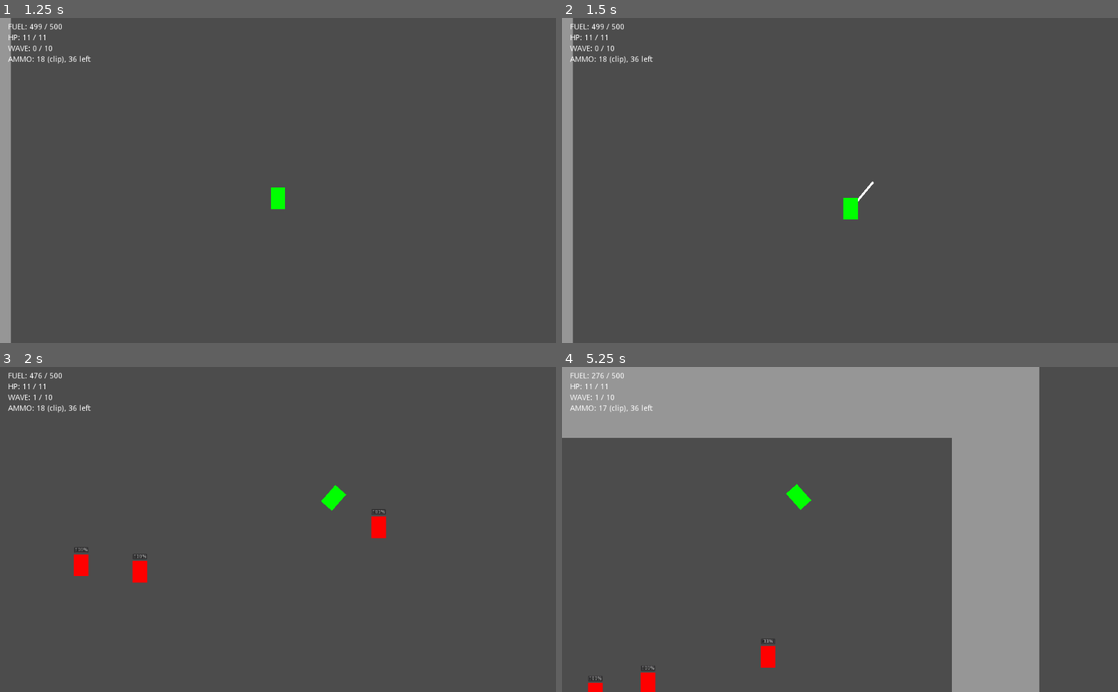
Above: before the commit, frames 1-4 (two rows, left to right).
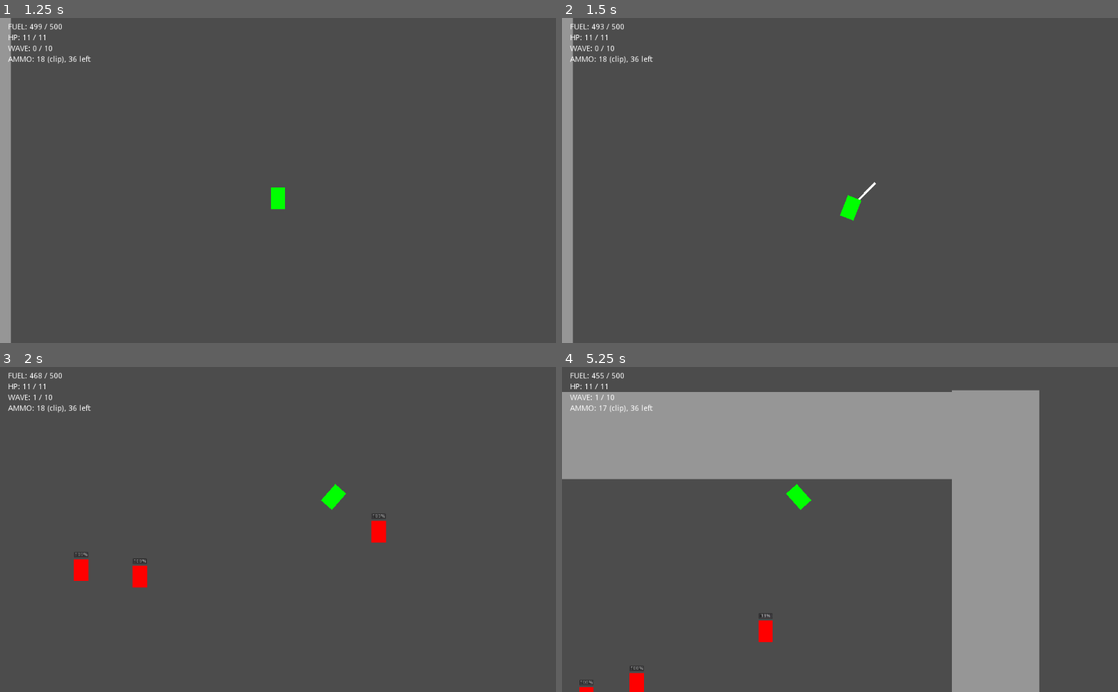
Above: after the commit, the same moments.

Repository: deengames/abu-hamid-x
Game: Godot game, scene res://prototype/MainMenu.tscn
Two runs of this game, one before a commit and one after it. Both use one fixed random seed, a clock stepped at 60 frames per second and the inputs below.
Inputs (mouse positions are in pixels of both pictures, inside the frame that each line leads up to):
- Up to frame 1 (1.25 s): click "New Game" at 0.5 s
- Up to frame 2 (1.5 s): tap Enter at 1.25 s; move the mouse to (962, 164) at 1.27 s; hold D (move_right) from 1.28 s (still down); tap Ctrl (toggle_jetpack) at 1.35 s; click (962, 164) at 1.42 s
- Up to frame 3 (2 s): keep holding D (move_right); tap W (jump) at 1.52 s
- Up to frame 4 (5.25 s): move the mouse to (728, 545) at 2.02 s; release D (move_right) at 2.03 s; hold S (move_down) 2.03-2.78 s; click (728, 545) at 2.1 s; tap W (jump) at 2.27, 3.77, 4.52 s; tap Ctrl (toggle_jetpack) at 2.3, 3.05, 3.8, 4.35 s; move the mouse to (895, 458) at 2.77 s; hold Shift (boost) 2.78-3.53 s; hold D (move_right) 2.78-4.28 s; move the mouse to (812, 594) at 3.52 s; right-click (812, 594) at 3.6 s; click (812, 594) at 3.67 s; move the mouse to (1006, 578) at 4.27 s; hold A (move_left) from 4.28 s (still down); move the mouse to (673, 480) at 5.02 s; tap E at 5.1 s

Frame 1 is identical in both runs. In frame 2, 0.1% of the frame differs, in the area x 6-57%, y 1-63%; in frame 3, 0.4%; in frame 4, 16%, in the area x 0-86%, y 0-100%.

Commit message:
Reinstate CTRL to toggle jetpack

Diff:
--- a/prototype/Character/Player/Player.gd
+++ b/prototype/Character/Player/Player.gd
@@ -156,6 +156,9 @@
 		velocity.x -= gained_velocity
 	if Input.is_action_pressed('move_right') and velocity.x < max_movement_speed:
 		velocity.x += gained_velocity
+	if Input.is_action_just_pressed('toggle_jetpack') and allow_jetpack:
+		is_using_jetpack = not is_using_jetpack
+		gravity_scale = 0 if is_using_jetpack else 2
 	if velocity.y != 0 and Input.is_action_just_pressed('jump') and allow_jetpack and not is_using_jetpack:
 		is_using_jetpack = true
 		gravity_scale = 0
@@ -194,8 +197,7 @@
 
 	fuel -= lost_fuel
 	if fuel <= 0:
-		is_using_jetpack = false
-		gravity_scale = 2
+		self._disable_jetpack()
 
 	sword.damage_to_deal = sword.damage + velocity.length() / 200
 
@@ -222,3 +224,7 @@
 
 	if health < max_health:
 		health += 1
+
+func _disable_jetpack():
+	self.is_using_jetpack = false
+	self.gravity_scale = 2
